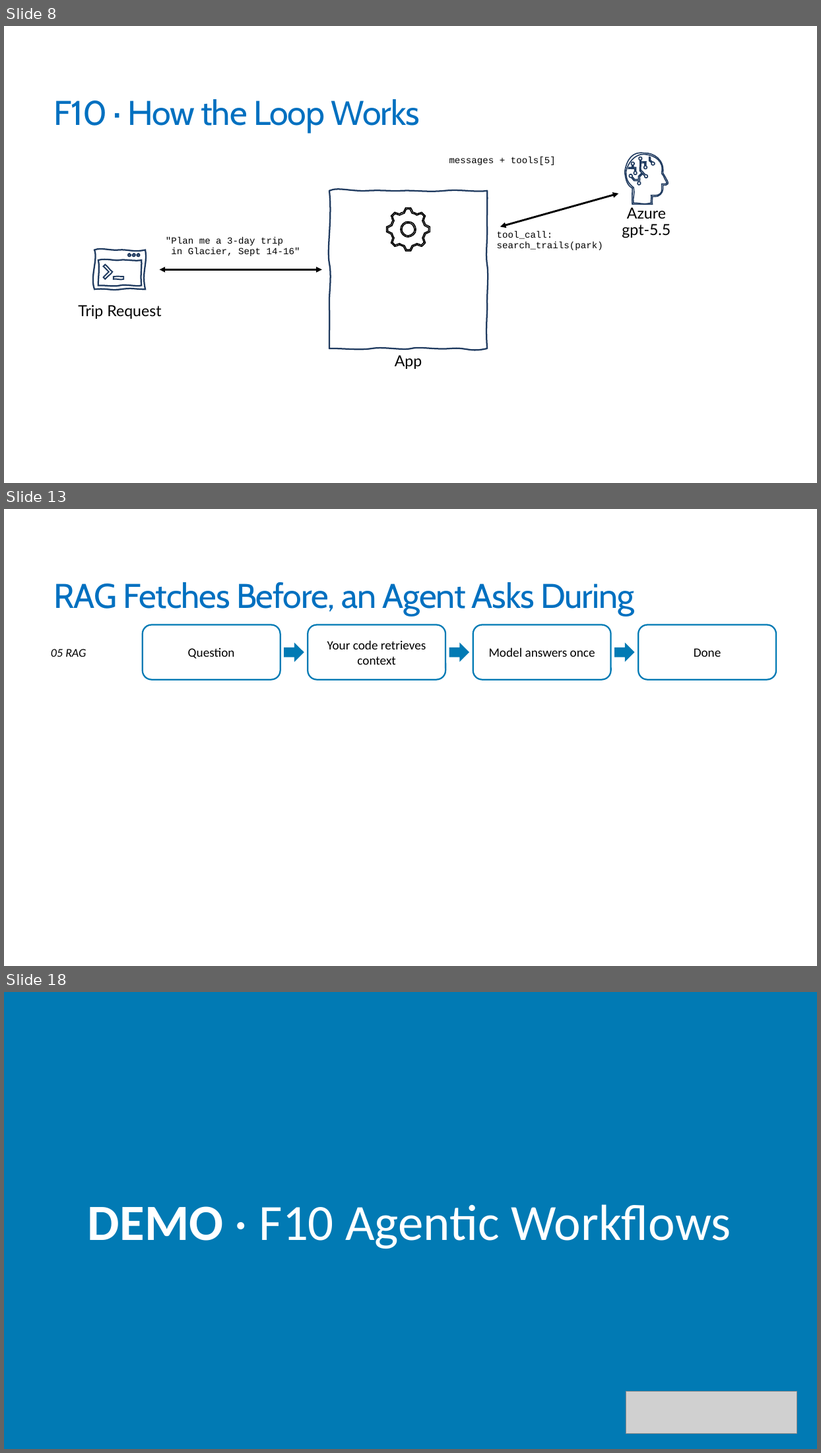
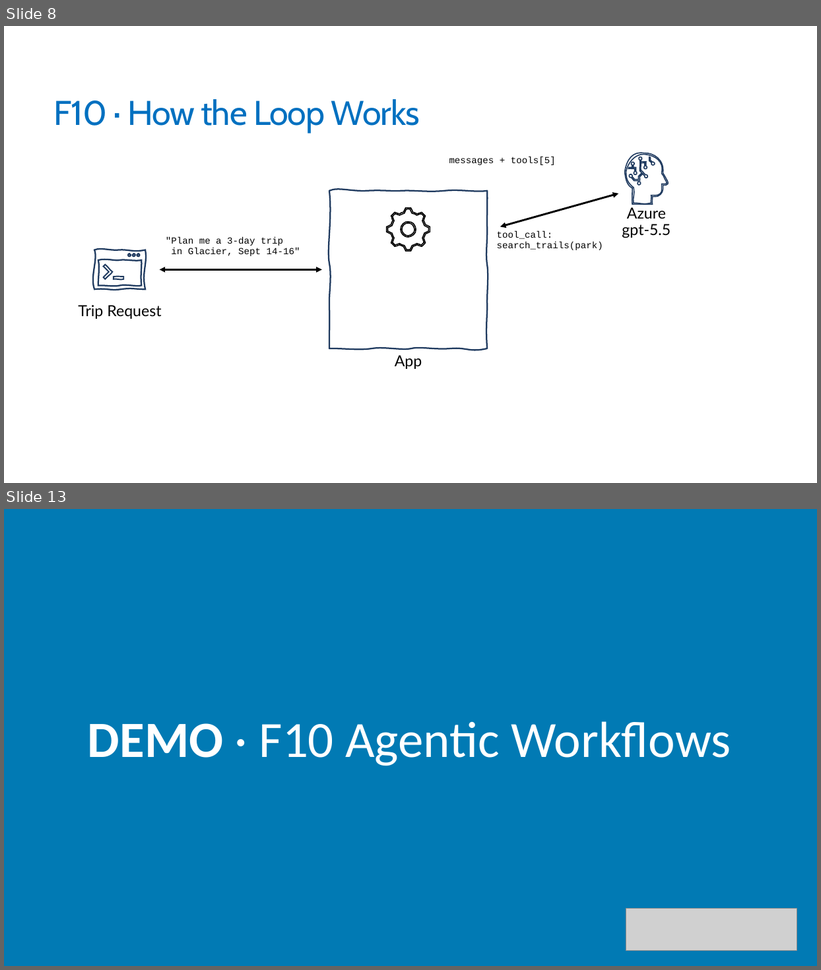
Before and after one commit to trailheadtechnology/10-ai-features-workshop, a slide deck: modules/M4-doing/M4-doing.pptx. Shown one above the other, each under a label of ours: slides 8, 13 and 18 before the commit, slides 8 and 13 after it; the slides between them are not shown. The pictures are 821x1453 and 821x970 pixels, drawn with LibreOffice and Linux fonts; fonts in the diff are those of the drawing; grey boxes stand for pictures. Boxes give left, top, right and bottom in pixels: in the first picture for what was removed or moved away, otherwise in the second. Text is boxed around its words. In the diff, an @@ line names an element or a change of style, - is before the commit and + after.

```diff
--- a/modules/M4-doing/M4-doing.pptx
+++ b/modules/M4-doing/M4-doing.pptx
@@ slide 13 removed at [4, 509, 817, 966], background #FFFFFF @@
@@ title removed at [54, 582, 634, 615] @@
-RAG Fetches Before, an Agent Asks During
@@ rounded rectangle removed at [143, 625, 281, 680] @@
-Question
@@ rounded rectangle removed at [308, 625, 446, 680] @@
-Your code retrieves context
@@ rounded rectangle removed at [473, 625, 611, 680] @@
-Model answers once
@@ rounded rectangle removed at [638, 625, 776, 680] @@
-Done
@@ right arrow removed at [284, 642, 304, 662] @@
@@ right arrow removed at [450, 642, 469, 662] @@
@@ right arrow removed at [614, 642, 635, 662] @@
@@ text removed at [51, 649, 86, 657] @@
-05 RAG
@@ what was slide 18 is now slide 13 @@
```
Also in this commit, not shown: 4 slides changed, 5 other slides removed, 3 other files.
